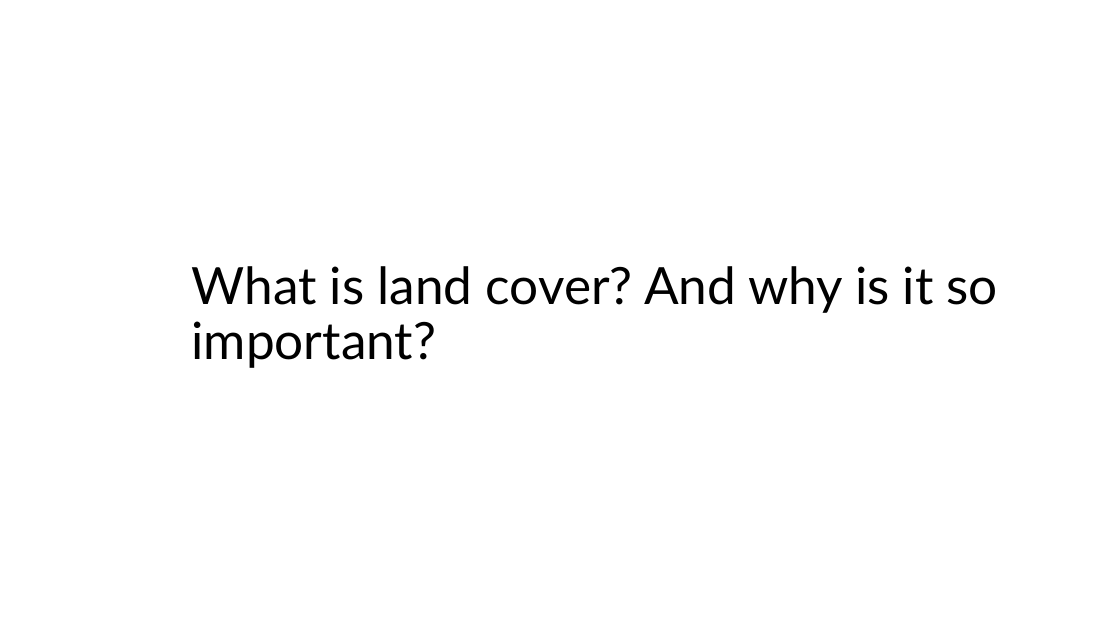
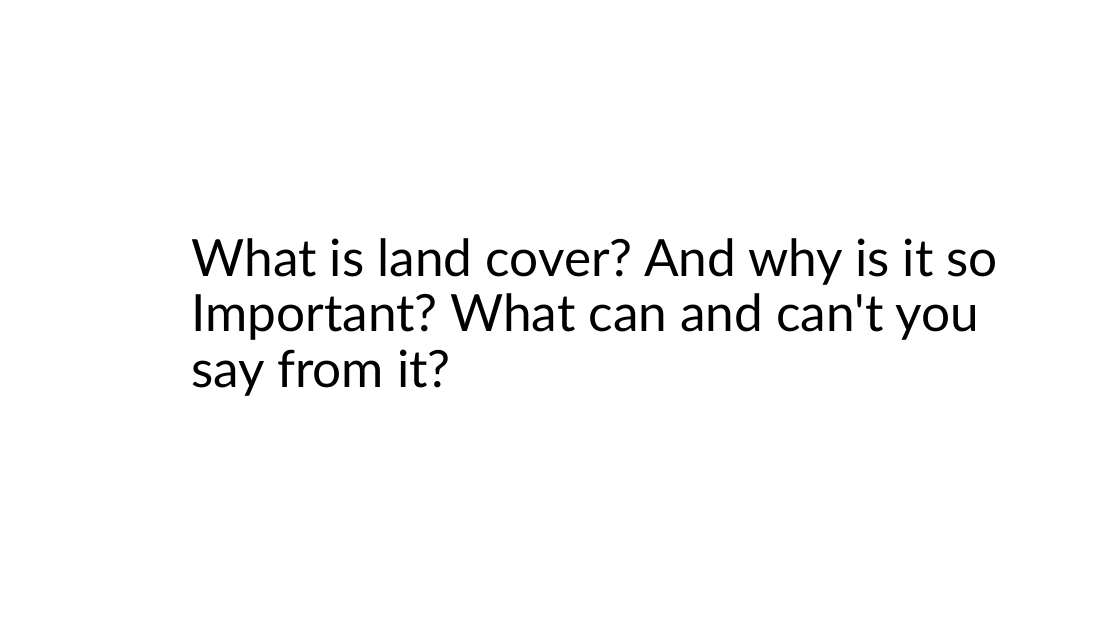
Before and after one commit to Better-Planet-Laboratory/ai4good, a slide deck: slide 15 of resources/ai4good group discussion points.pptx (slide 14 before the commit). Drawn at 1120x630 pixels with LibreOffice and Linux fonts; fonts in the diff are those of the drawing. Boxes give left, top, right and bottom in pixels: in the first picture for what was removed or moved away, otherwise in the second. Text is boxed around its words. In the diff, an @@ line names an element or a change of style, - is before the commit and + after.

```diff
--- a/resources/ai4good group discussion points.pptx
+++ b/resources/ai4good group discussion points.pptx
@@ text at bbox=[192, 293, 978, 396]: text changed @@
-important?
+Important? What can and can't you say from it?
```
Also in this commit, not shown: 1 other slide changed, 2 slides added, 3 slides removed, 1 other file.
